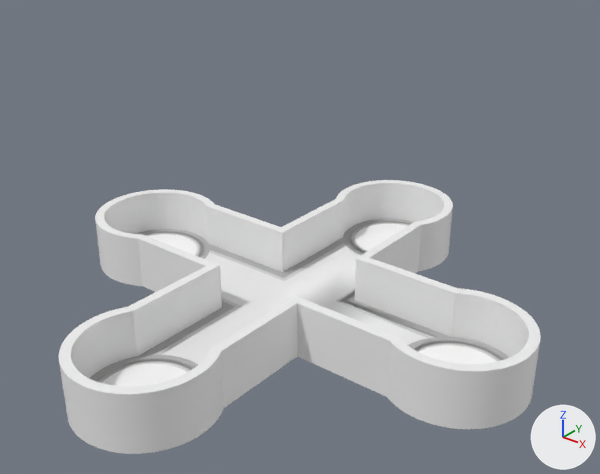
A saved change to the FBX model Assets/Environment/Exports/Stage 01.fbx.
One viewpoint serves both versions: a 50 mm lens placed at (9.59, -11.62, 8.84), pointed at (0.38, -0.1, 1.7). Every picture has the same lights, and +X, +Y and +Z are marked at lower right. Where no turn or scale is listed for an object, it has been applied to the vertices. Vertices at the same position are counted once.
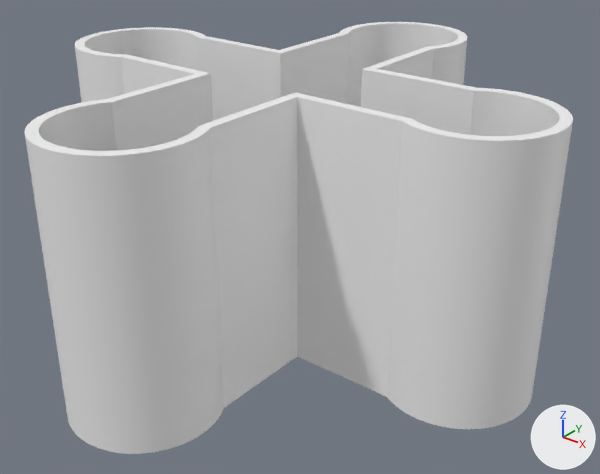
Scene script edits in JSON lines:
```json
{"block": "me_mesh_005", "where": "# used by ob_mesh6; location = (0.0, 0.0, 0.0)"}
{"op": "remove", "block": "me_mesh_005", "code": "me_mesh_005.from_pydata(...)  # 1096 vertices, 1644 faces; spans x -5.32..5.32, y -5.32..5.32, z -0.2..0.98"}
{"op": "add", "block": "me_mesh_005", "code": "me_mesh_005.from_pydata(...)  # 1100 vertices, 1644 faces; spans x -5.32..5.32, y -5.32..5.32, z -0.2..4.92"}
{"block": "me_mesh_005", "change": "me_mesh_005 part 1: 548 vertices added at x -5.32..5.32, y -5.32..5.32, z 4.92"}
{"block": "me_mesh_005", "change": "me_mesh_005 part 2: 544 vertices removed from x -5.32..5.32, y -5.32..5.32, z 0.98"}
```

What differs and where, as boxes [x1, y1, x2, y2] in the pictures (600 x 474 px):
```json
{"object": "Mesh6", "change": "reshaped", "before": [59, 180, 541, 454], "after": [25, 22, 573, 454], "on screen": "14% wider, 57% taller"}
{"part": 1, "of": "me_mesh_005", "change": "added", "after": [25, 22, 573, 454]}
{"part": 2, "of": "me_mesh_005", "change": "deleted", "before": [59, 180, 541, 454]}
{"object": "Mesh5", "change": "unchanged, covered by the edit", "before": [139, 238, 450, 365]}
{"object": "Mesh1", "change": "unchanged, covered by the edit", "before": [89, 355, 198, 387]}
{"object": "Mesh2", "change": "unchanged, covered by the edit", "before": [408, 337, 509, 364]}
{"object": "Mesh4", "change": "unchanged, covered by the edit", "before": [343, 219, 414, 255]}
```
